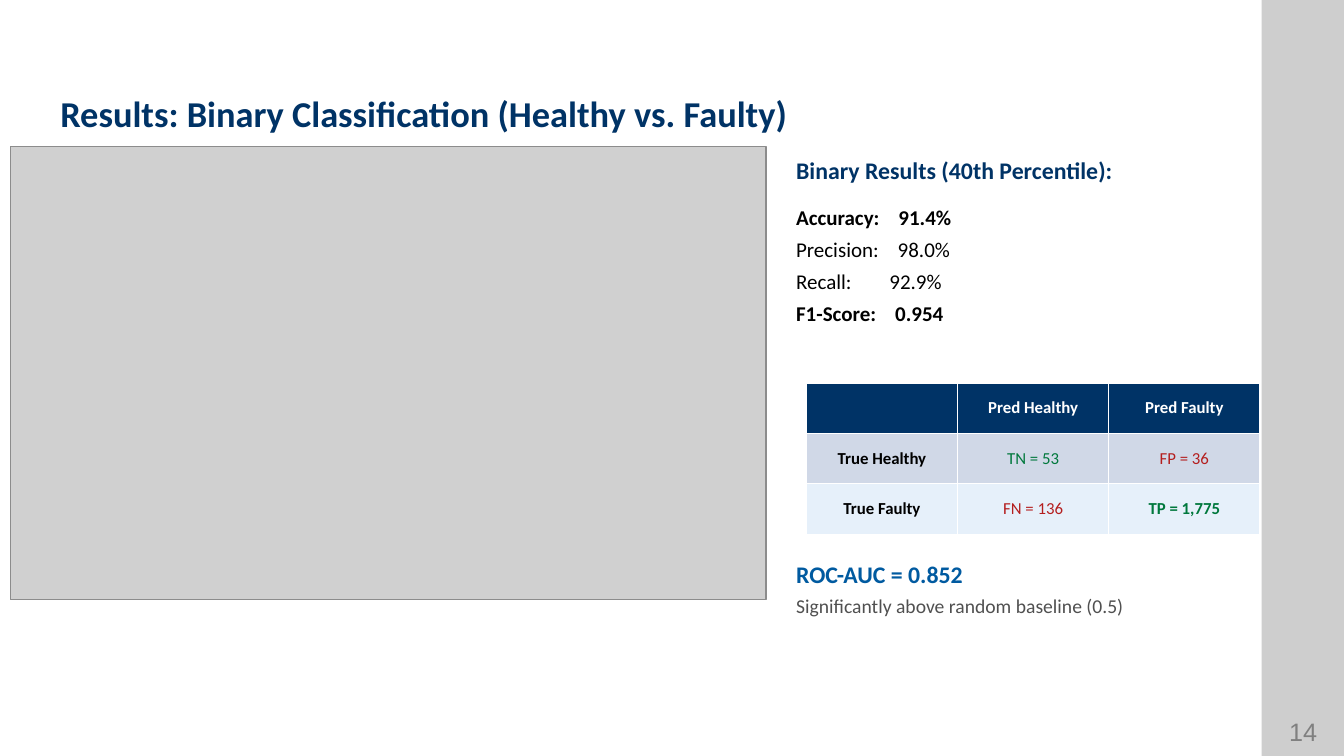
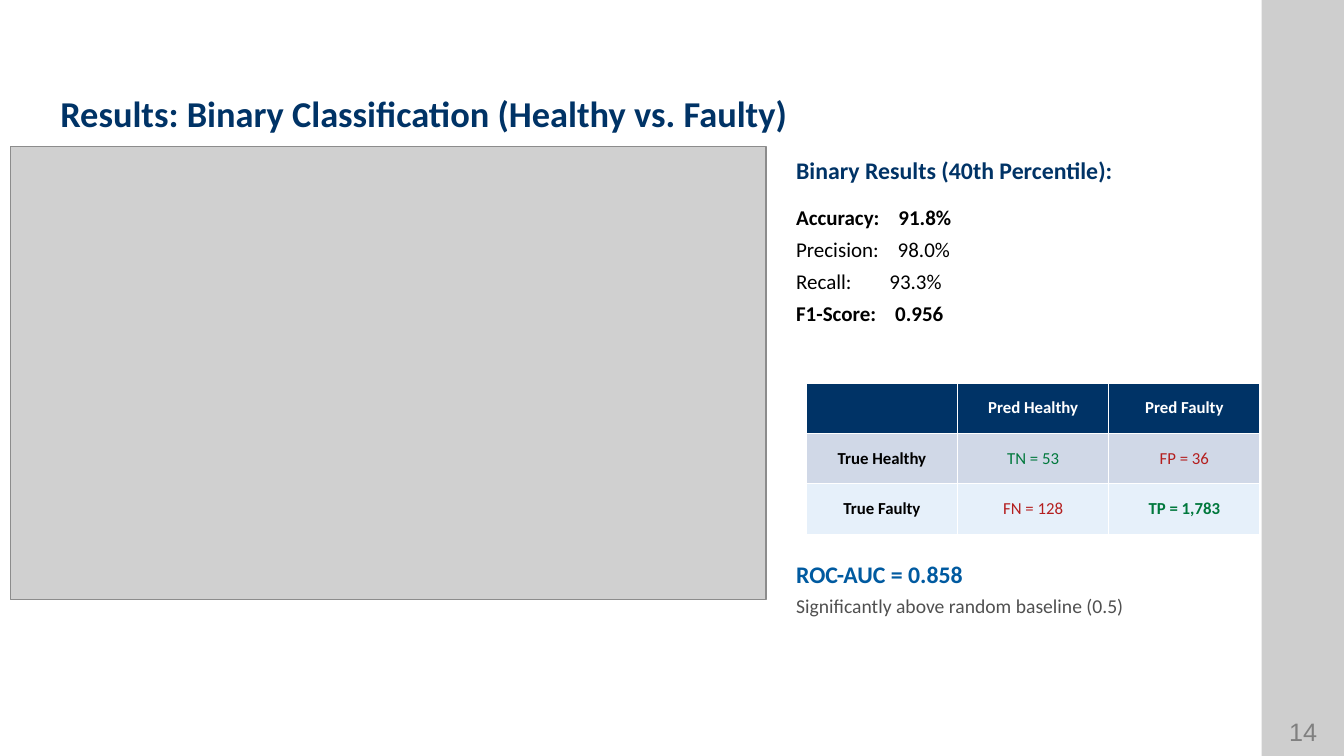
Before and after one commit to usernameyayg/Automotive-Sensors--Fault-Detection-and-Localization, a slide deck: slide 14 of thesis_report/Defense_Presentation.pptx. Drawn at 1344x756 pixels with LibreOffice and Linux fonts; fonts in the diff are those of the drawing; grey boxes stand for pictures; background and template pictures are left out. Boxes give left, top, right and bottom in pixels: in the first picture for what was removed or moved away, otherwise in the second. Text is boxed around its words. In the diff, an @@ line names an element or a change of style, - is before the commit and + after.

```diff
--- a/thesis_report/Defense_Presentation.pptx
+++ b/thesis_report/Defense_Presentation.pptx
@@ text at bbox=[796, 210, 951, 229]: text changed @@
-Accuracy: 91.4%
+Accuracy: 91.8%
@@ text at bbox=[796, 274, 943, 321]: text changed @@
-Recall: 92.9%
-F1-Score: 0.954
+Recall: 93.3%
+F1-Score: 0.956
@@ table at bbox=[807, 383, 1260, 534] @@
-row 3, column 2: FN = 136
+row 3, column 2: FN = 128
-row 3, column 3: TP = 1,775
+row 3, column 3: TP = 1,783
@@ text at bbox=[796, 566, 963, 583]: text changed @@
-ROC-AUC = 0.852
+ROC-AUC = 0.858
```
Also in this commit, not shown: 5 other slides changed, 8 other files.
